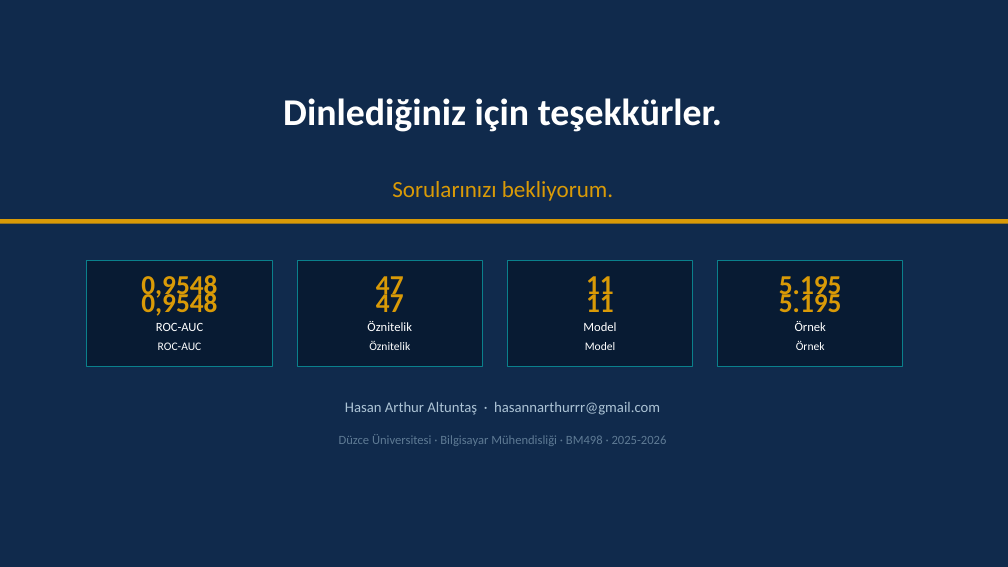
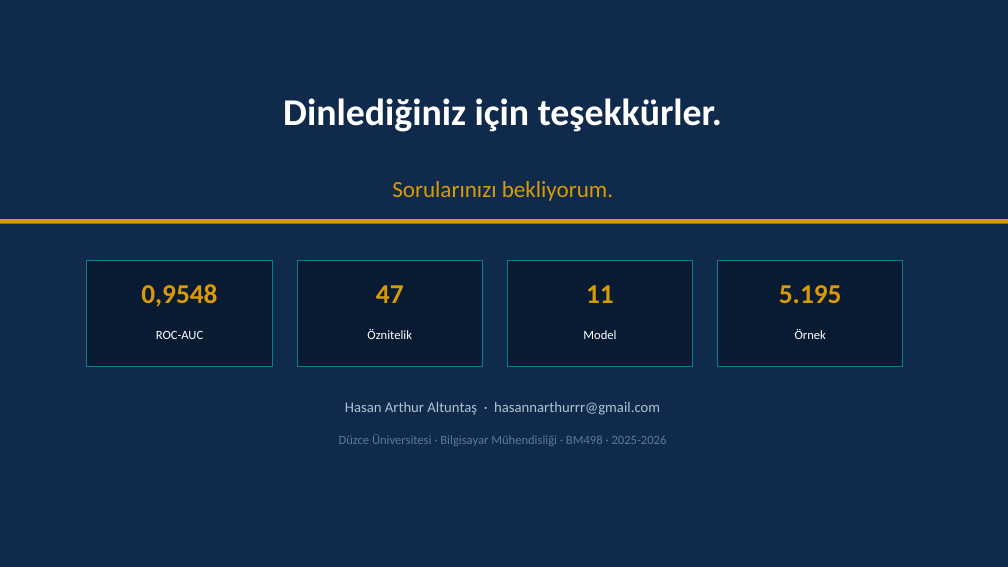
Before and after one commit to Rtur2003/CrownCode, a slide deck: slide 44 of docs/academic/TeslimEdilecekler/Sunumlar/AURIS_Tum_Sunumlar_Birlesik.pptx. Drawn at 1008x567 pixels with LibreOffice and Linux fonts; fonts in the diff are those of the drawing. Boxes give left, top, right and bottom in pixels: in the first picture for what was removed or moved away, otherwise in the second. Text is boxed around its words. In the diff, an @@ line names an element or a change of style, - is before the commit and + after.

```diff
--- a/docs/academic/TeslimEdilecekler/Sunumlar/AURIS_Tum_Sunumlar_Birlesik.pptx
+++ b/docs/academic/TeslimEdilecekler/Sunumlar/AURIS_Tum_Sunumlar_Birlesik.pptx
@@ rectangle removed at <box>87,261,272,367</box> @@
@@ rectangle removed at <box>297,261,482,367</box> @@
@@ rectangle removed at <box>507,261,693,367</box> @@
@@ vertical alignment top to middle in 8 elements at <box>156,331,203,339</box>, <box>367,329,412,339</box>, <box>583,330,616,339</box>, <box>795,329,826,339</box>, <box>141,284,217,307</box>, <box>376,285,404,303</box>, <box>586,285,614,303</box>, <box>779,285,842,303</box> @@
@@ outline none to #0A808C 1 pt in 4 elements at <box>87,261,272,367</box>, <box>297,261,482,367</box>, <box>507,261,693,367</box>, <box>718,261,903,367</box> @@
@@ rectangle removed at <box>718,261,903,367</box> @@
@@ text removed at <box>141,275,217,300</box> @@
-0,9548
@@ text removed at <box>376,276,404,300</box> @@
-47
@@ text removed at <box>586,276,614,300</box> @@
-11
@@ text removed at <box>779,276,842,300</box> @@
-5.195
@@ text removed at <box>156,323,203,331</box> @@
-ROC-AUC
@@ text removed at <box>367,321,412,331</box> @@
-Öznitelik
@@ text removed at <box>583,322,616,331</box> @@
-Model
@@ text removed at <box>796,341,825,350</box> @@
-Örnek
```
Also in this commit, not shown: 33 other slides changed, 10 other files.
